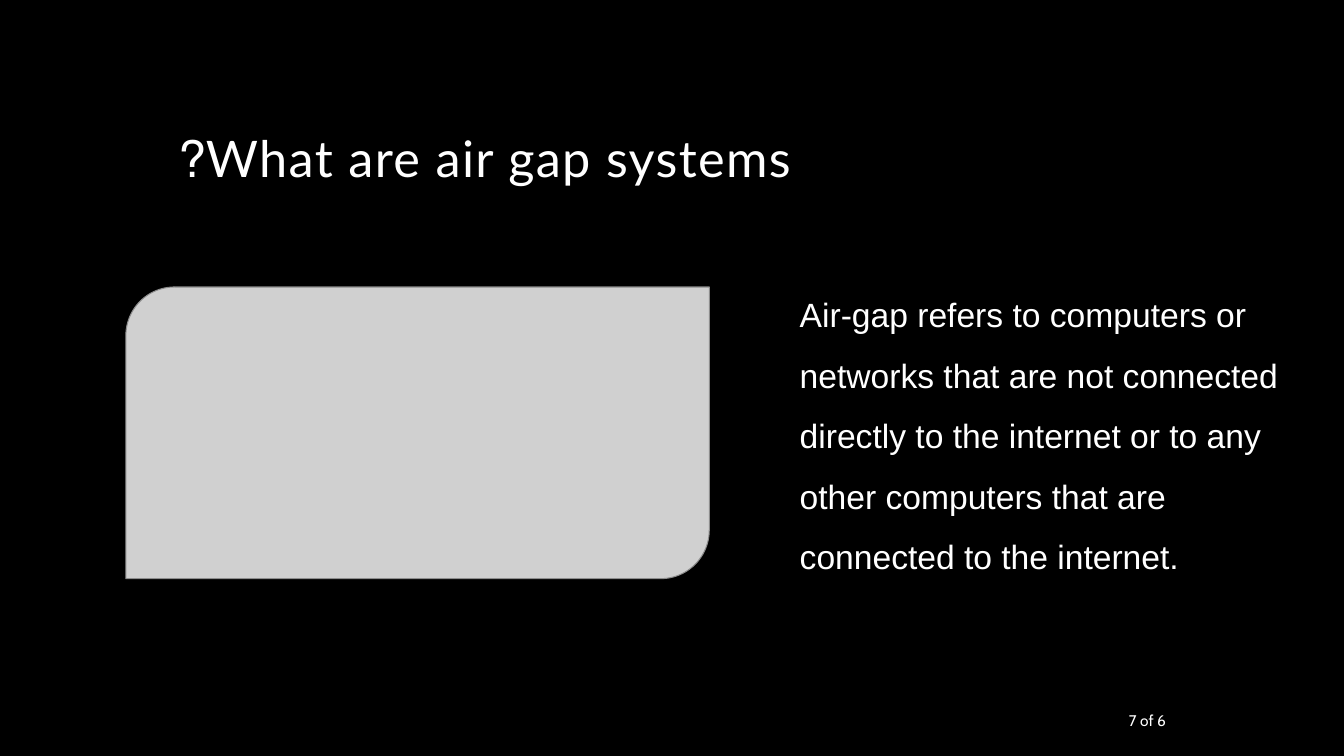
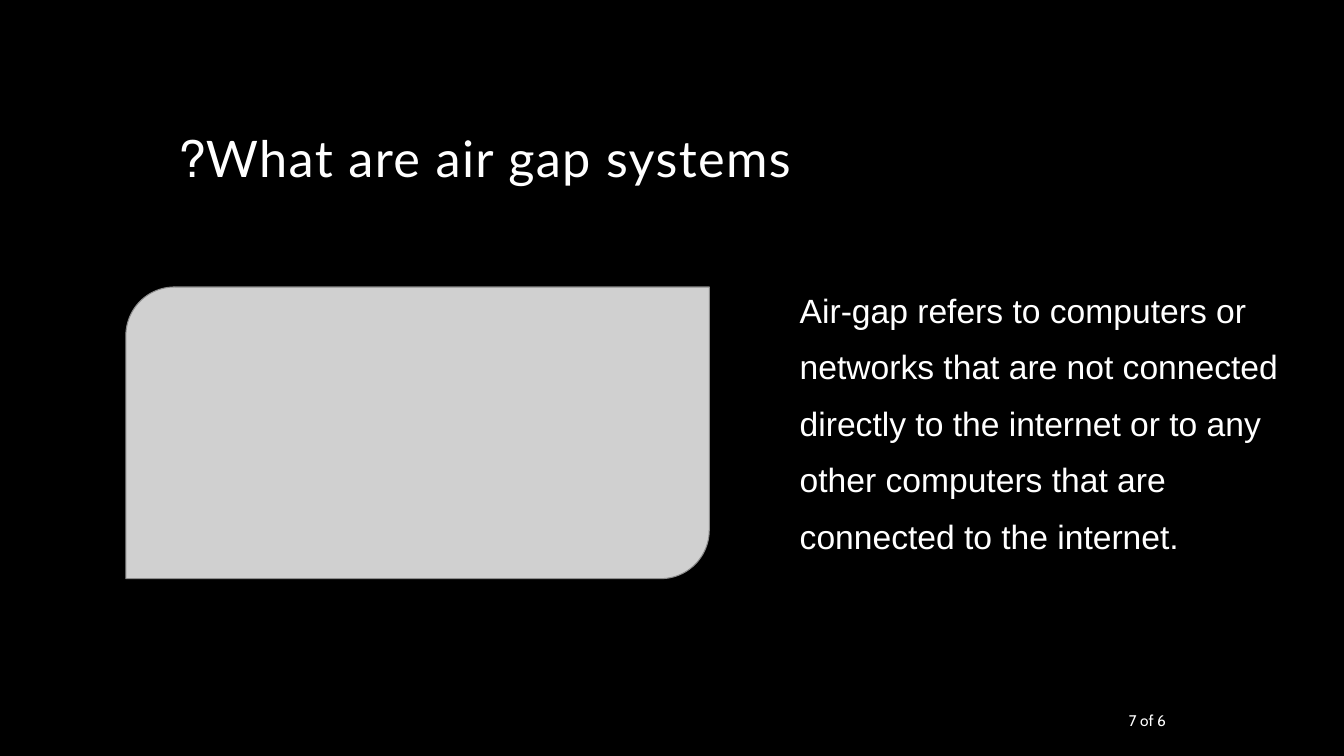
Before and after one commit to amirhnajafiz-university/S3ET01, a slide deck: slide 7 of slide/Air Gap Systems.pptx. Drawn at 1344x756 pixels with LibreOffice and Linux fonts; fonts in the diff are those of the drawing; grey boxes stand for pictures; background and template pictures are left out. Boxes give left, top, right and bottom in pixels: in the first picture for what was removed or moved away, otherwise in the second. Text is boxed around its words. In the diff, an @@ line names an element or a change of style, - is before the commit and + after.

```diff
--- a/slide/Air Gap Systems.pptx
+++ b/slide/Air Gap Systems.pptx
@@ text "Air-gap refers to computers or ..." at [800, 298, 1278, 550]: line spacing 1.5 to 1.4 @@
```
Also in this commit, not shown: 4 other slides changed, 1 other file.
